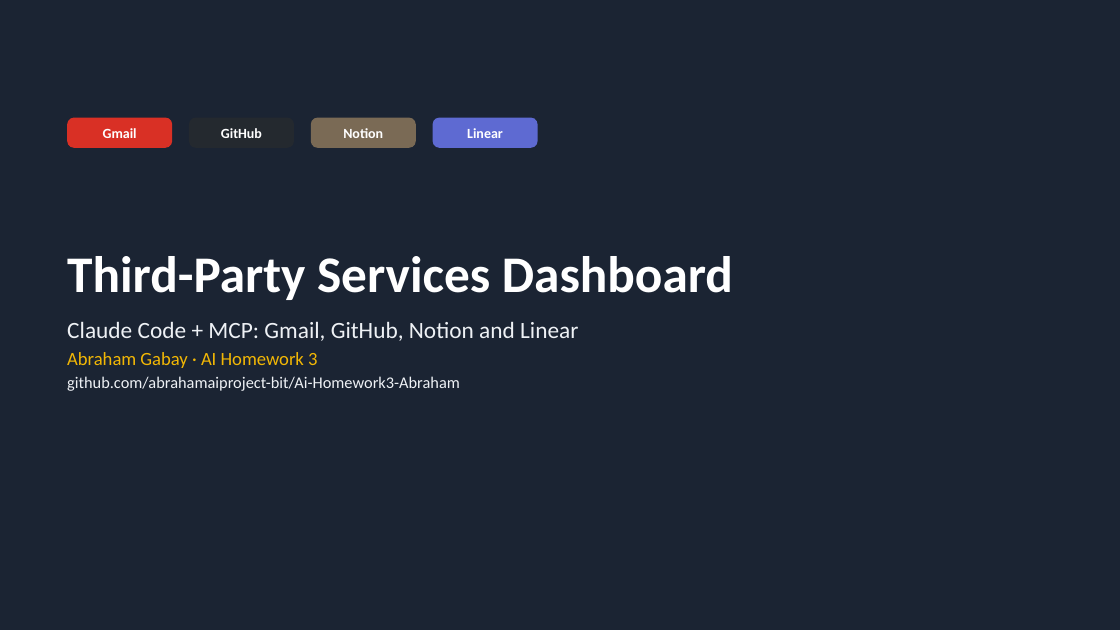
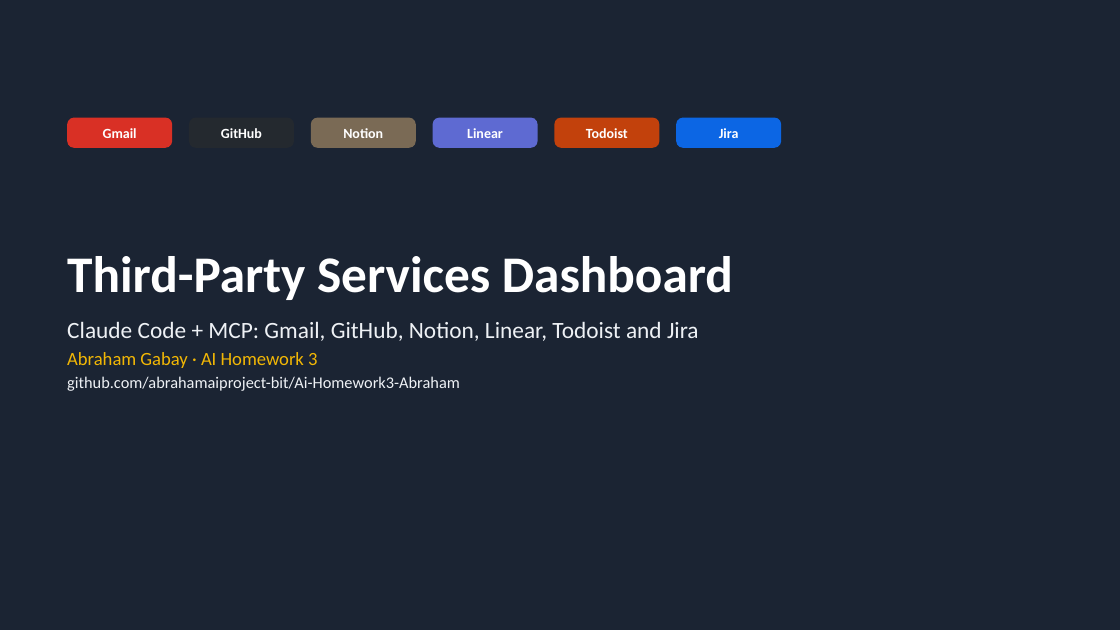
Before and after one commit to abrahamaiproject-bit/Ai-Homework3-Abraham, a slide deck: slide 1 of Homework3_Presentation.pptx. Drawn at 1120x630 pixels with LibreOffice and Linux fonts; fonts in the diff are those of the drawing. Boxes give left, top, right and bottom in pixels: in the first picture for what was removed or moved away, otherwise in the second. Text is boxed around its words. In the diff, an @@ line names an element or a change of style, - is before the commit and + after.

Commit message:
Update presentation with Todoist and Jira

```diff
--- a/Homework3_Presentation.pptx
+++ b/Homework3_Presentation.pptx
@@ rounded rectangle added at [555,118,660,148], fill #C2410C, 12 pt, text #FFFFFF, bold @@
+Todoist
@@ rounded rectangle added at [676,118,781,148], fill #0C66E4, 12 pt, text #FFFFFF, bold @@
+Jira
@@ text at [67,321,699,341]: text changed @@
-Claude Code + MCP: Gmail, GitHub, Notion and Linear
+Claude Code + MCP: Gmail, GitHub, Notion, Linear, Todoist and Jira
```
Also in this commit, not shown: 4 other slides changed, 2 slides added.
